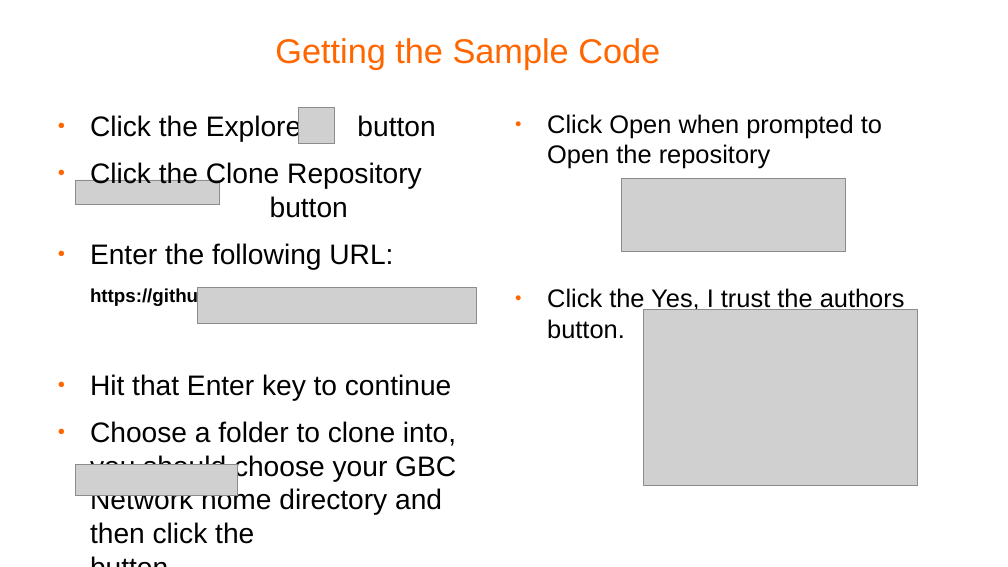
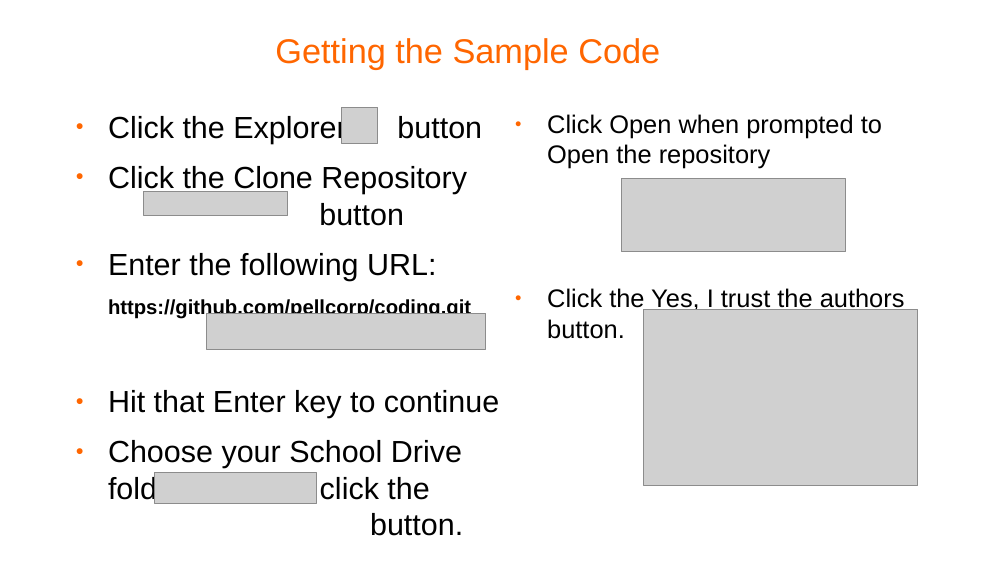
Before and after one commit to pellcorp/coding, a slide deck: slide 13 of docs/windows fundamentals.odp (slide 14 before the commit). Drawn at 1008x567 pixels with LibreOffice and Linux fonts; fonts in the diff are those of the drawing; grey boxes stand for pictures; background and template pictures are left out. Boxes give left, top, right and bottom in pixels: in the first picture for what was removed or moved away, otherwise in the second. Text is boxed around its words. In the diff, an @@ line names an element or a change of style, - is before the commit and + after.

```diff
--- a/docs/windows fundamentals.odp
+++ b/docs/windows fundamentals.odp
@@ text "Click the Explorer button" moved from (x1=90, y1=114, x2=456, y2=514) to (x1=108, y1=114, x2=499, y2=505) @@
@@ text at (x1=108, y1=114, x2=499, y2=418): size 22.2 to 24 pt in "Click the Explorer button", "Click the Clone Repository button", "Enter the following URL:", "Hit that Enter key to continue"; size 14.8 to 16 pt in "https://github.com/pellcorp/coding.git" @@
@@ picture moved from (x1=299, y1=107, x2=335, y2=144) to (x1=342, y1=107, x2=378, y2=144) @@
@@ picture moved from (x1=76, y1=180, x2=220, y2=205) to (x1=144, y1=191, x2=287, y2=216) @@
@@ picture moved from (x1=198, y1=288, x2=477, y2=324) to (x1=207, y1=314, x2=486, y2=349) @@
@@ text at (x1=108, y1=440, x2=462, y2=505): text changed; size 22.2 to 24 pt @@
-● Choose a folder to clone into, you should choose your GBC Network home directory and then click the button.
+● Choose your School Drive folder and then click the button.
@@ picture moved from (x1=76, y1=465, x2=238, y2=496) to (x1=155, y1=473, x2=316, y2=504) @@
```
Also in this commit, not shown: 7 other slides changed, 1 slide removed, 1 other file.
